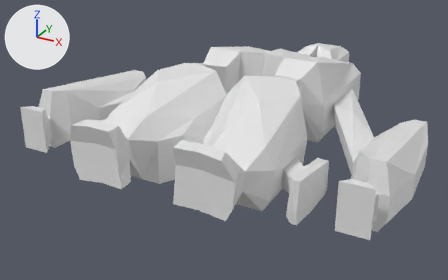
Before and after pictures for a commit that changed the Blender file kybons/blend/ships/hq.blend.
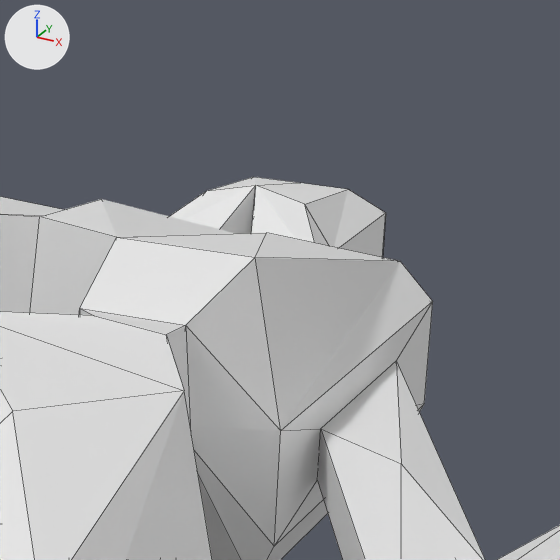
Each version is shown whole from a 50 mm camera at (28.0, -62.1, 27.2) aimed at (-2.6, -6.6, -0.5), then close up on the part from 57% to 87% of the width and 0% to 49% of the height. Every picture has the same lights, and +X, +Y and +Z are marked at upper left. The close-ups show mesh edges as thin lines.

Script lines for the objects in view, before the commit:
```python
me_cube_001 = bpy.data.meshes.new('Cube.001')
me_cube_001.from_pydata(...)  # 191 vertices, 210 faces; spans x 0.0..19.6, y -25.3..19.8, z 0.0..8.6
ob_cube = bpy.data.objects.new('Cube', me_cube_001)
ob_cube.location = (0.0, 0.0, 0.0)
_m = ob_cube.modifiers.new('Mirror', 'MIRROR')
```
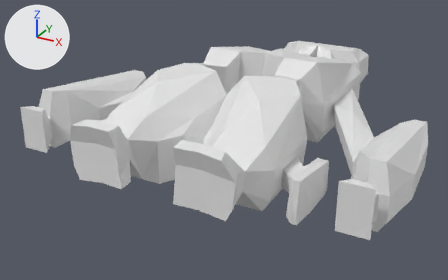
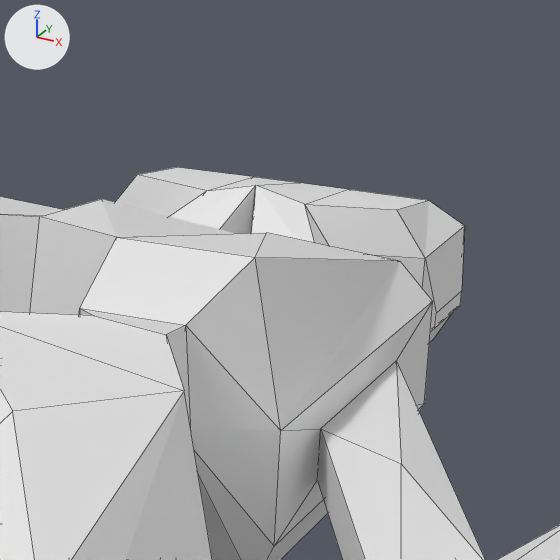
What the commit changed:
me_cube_001 is used by ob_cube; location (0.0, 0.0, 0.0).
me_cube_001 had 191 vertices, 210 faces and spanned x 0.0..19.6, y -25.3..19.8, z 0.0..8.6.
me_cube_001 now has 199 vertices, 218 faces and spans x 0.0..19.6, y -25.3..19.8, z 0.0..8.6.
Part 1, on me_cube_001:
4 vertices are removed from x 3.0, y 15.4..18.9, z 1.3..1.8.
7 faces are deleted.
12 vertices are added at x 4.5..5.8, y 15.3..19.6, z 0.0..5.2.
15 new faces join them.

Pixel boxes (x1, y1, x2, y2) of what changed, in the close-ups (560 x 560 px):
'Cube', reshaped: before (0, 177, 560, 560); after (0, 167, 560, 560)
part 1 of me_cube_001, built on: before (305, 189, 386, 257); after (115, 167, 465, 342)
